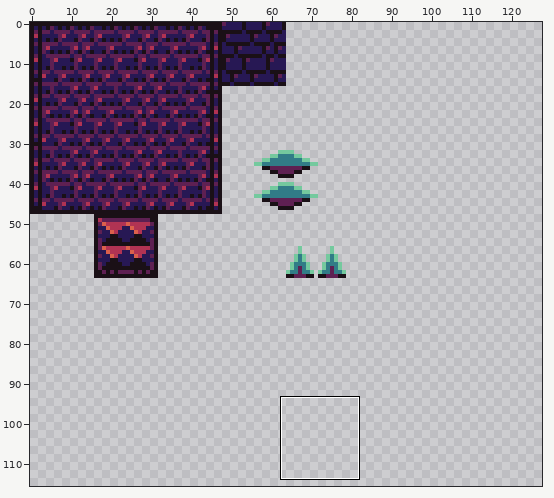
Two states of a pixel-art file, tileset.aseprite. Above, an overview of the earlier version with the close-up marked.
Close-up. Before the edit:
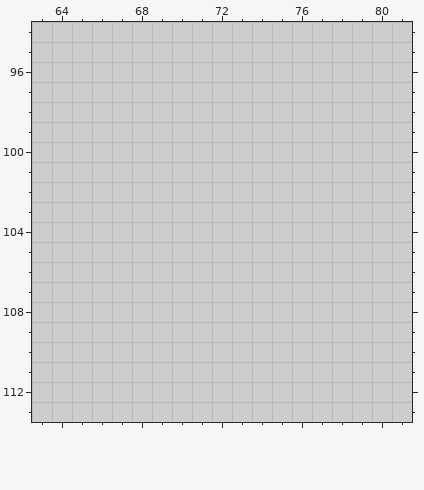
128x128 pixels, 1 frame. Shown: x 63..81, y 94..113. The wide view leaves out empty margins. The commit also changed other parts of the picture, which this record leaves out.
Once edited:
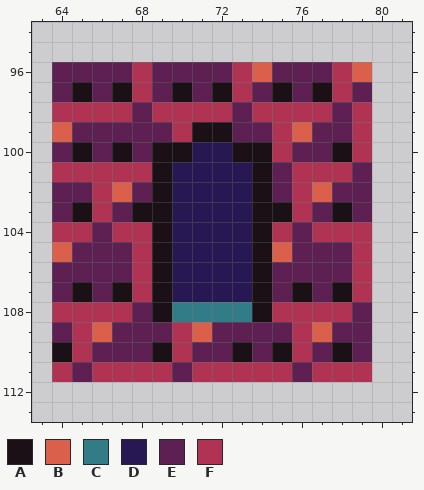
Palette (. is transparent): A #1a1016  B #db604c  C #317c87  D #271854  E #5e2052  F #b13353
Change:
y 96: x 64..79 ................ -> EEEEFEEEEFBEEEFB
y 97: x 64..79 ................ -> EAEAFEAEAFEAEAFE
y 98: x 64..79 ................ -> FFFFEFFFFEFFFFEF
y 99: x 64..79 ................ -> BEEEEEFAAEEFBEEF
y 100: x 64..79 ................ -> EAEAEAADDAAFEEAF
y 101: x 64..79 ................ -> FFFFFADDDDAEFFFE
y 102: x 64..79 ................ -> EEFBEADDDDAEFBEE
y 103: x 64..79 ................ -> EAFEAADDDDAAFEAE
y 104: x 64..79 ................ -> FFEFFADDDDAFEFFF
y 105: x 64..79 ................ -> BEEEFADDDDABEEEF
y 106: x 64..79 ................ -> EEEEFADDDDAEEEEF
y 107: x 64..79 ................ -> EAEAFADDDDAEAEAF
y 108: x 64..79 ................ -> FFFFEACCCCAFFFFE
y 109: x 64..79 ................ -> EFBEEEFBEEEEFBEE
y 110: x 64..79 ................ -> AFEEEAFEEAEAFEAE
y 111: x 64..79 ................ -> FEFFFFEFFFFFEFFF
Pixel boxes of the changes (left, top, right, bottom) in both close-ups:
added: (52, 62, 372, 382)
